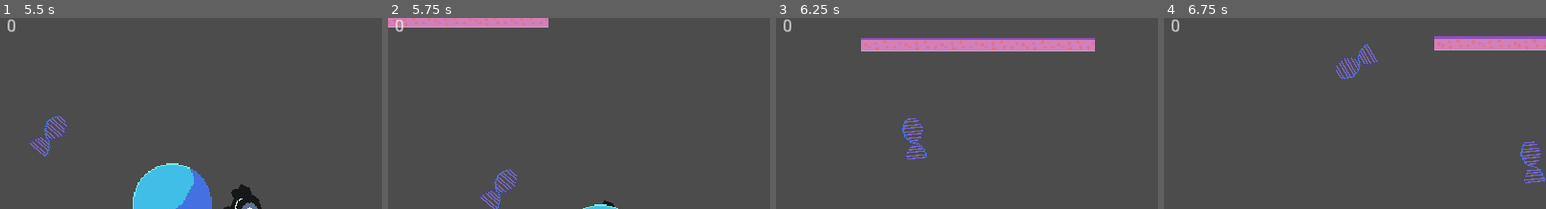
Above: before the commit, frames 1-4 (left to right).
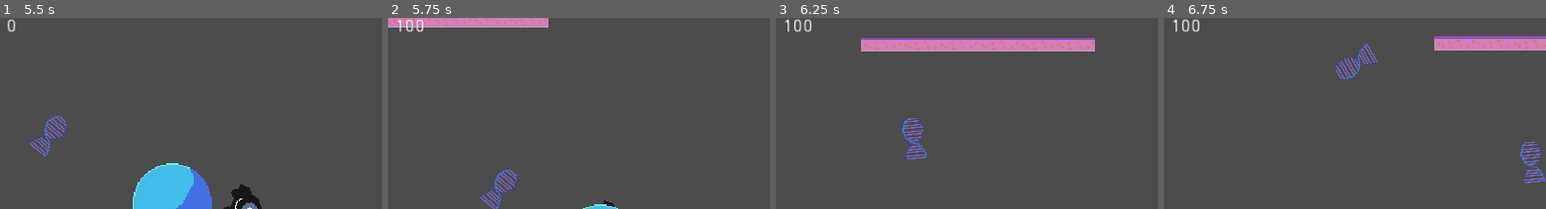
Above: after the commit, the same moments.

Repository: mrbenshef/CellDefence
Game: Godot game, scene res://World.tscn
Two runs of this game, one before a commit and one after it. Both use one fixed random seed, a clock stepped at 60 frames per second and the inputs below.
Inputs (mouse positions are % of the whole screen's width and height, from its top left):
- Up to frame 1 (5.5 s): tap Enter at 0.5 s; move the mouse to (72, 88) at 0.52 s; hold D (right) 0.53-1.25 s; tap E (interact) at 0.6, 3.6, 5.1 s; click "Heal (40pp)" at 1.25 s; click "X" at 2 s; move the mouse to (30, 66) at 2.77 s; hold S (down) 2.78-3.53 s; click (30, 66) at 2.85 s; move the mouse to (60, 34) at 3.52 s; hold D (right) 3.53-4.28 s; move the mouse to (45, 84) at 4.27 s; hold W (up) 4.28-5.03 s; click (45, 84) at 4.35 s; move the mouse to (80, 78) at 5.02 s; hold A (left) from 5.03 s (still down)
- Up to frame 2 (5.75 s): keep holding A (left); tap G (cheat_give_protein, bound only after the commit) at 5.65 s
- Up to frame 3 (6.25 s): keep holding A (left); move the mouse to (20, 42) at 5.77 s; click (20, 42) at 5.85 s
- Up to frame 4 (6.75 s): move the mouse to (55, 60) at 6.52 s; release A (left) at 6.53 s; hold S (down) from 6.53 s (still down); tap E (interact) at 6.6 s
The pictures show only the part of the screen within x 16-66%, y 0-50%; the shares and areas given below are measured in that part.

Frame 1 is identical in both runs. In frame 2, 0.3% of the frame differs, in the area x 2-10%, y 0-8%; in frame 3, 0.3%; in frame 4, 0.3%.

Commit message:
feat: clicking heal button spends protein points

Diff:
--- a/HUD.gd
+++ b/HUD.gd
@@ -13,3 +13,6 @@
 
 func in_menu():
 	return $NucleausHUD.visible
+
+func _on_HealButton_pressed():
+	emit_signal("nucleaus_store_heal")
--- a/HUD.tscn
+++ b/HUD.tscn
@@ -15,3 +15,6 @@
 }
 
 [node name="NucleausHUD" parent="." instance=ExtResource( 2 )]
+[connection signal="pressed" from="NucleausHUD/HealButton" to="." method="_on_HealButton_pressed"]
+
+[editable path="NucleausHUD"]
--- a/World.gd
+++ b/World.gd
@@ -11,6 +11,8 @@
 
 func _process(_delta):
 	$Player.input_enabled = !$HUD.in_menu()
+	if Input.is_action_just_pressed("cheat_give_protein"):
+		update_protein(protein + 100)
 
 func _on_Player_shoot_bullet(pos, rot):
 	var bullet : RigidBody2D = BULLET.instance()
@@ -19,6 +21,9 @@
 	bullet.linear_velocity = Vector2(cos(rot), sin(rot)) * 300
 	add_child(bullet)
 
+func update_protein(new_protein):
+	protein = new_protein
+	$HUD.set_protein_score(new_protein)
 
 func _on_SpawnTimer_timeout():
 	print("Spawning DNA!")
@@ -28,11 +33,12 @@
 	dna.set_target($Nucleaus.position)
 	add_child(dna)
 
-
 func _on_Player_protein_pickup():
-	protein += 1
-	$HUD.set_protein_score(protein)
-
+	update_protein(protein + 1)
 
 func _on_Nucleaus_open_nucleaus_shop():
 	$HUD.open_nucleaus_store()
+
+func _on_HUD_nucleaus_store_heal():
+	if protein >= 40:
+		update_protein(protein - 40)
--- a/World.tscn
+++ b/World.tscn
@@ -51,3 +51,4 @@
 [connection signal="shoot_bullet" from="Player" to="." method="_on_Player_shoot_bullet"]
 [connection signal="timeout" from="SpawnTimer" to="." method="_on_SpawnTimer_timeout"]
 [connection signal="open_nucleaus_shop" from="Nucleaus" to="." method="_on_Nucleaus_open_nucleaus_shop"]
+[connection signal="nucleaus_store_heal" from="HUD" to="." method="_on_HUD_nucleaus_store_heal"]
--- a/project.godot
+++ b/project.godot
@@ -83,6 +83,11 @@
 "events": [ Object(InputEventKey,"resource_local_to_scene":false,"resource_name":"","device":0,"alt":false,"shift":false,"control":false,"meta":false,"command":false,"pressed":false,"scancode":69,"unicode":0,"echo":false,"script":null)
  ]
 }
+cheat_give_protein={
+"deadzone": 0.5,
+"events": [ Object(InputEventKey,"resource_local_to_scene":false,"resource_name":"","device":0,"alt":false,"shift":false,"control":false,"meta":false,"command":false,"pressed":false,"scancode":71,"unicode":0,"echo":false,"script":null)
+ ]
+}
 
 [layer_names]
 
Not shown, changed: TODO.md
